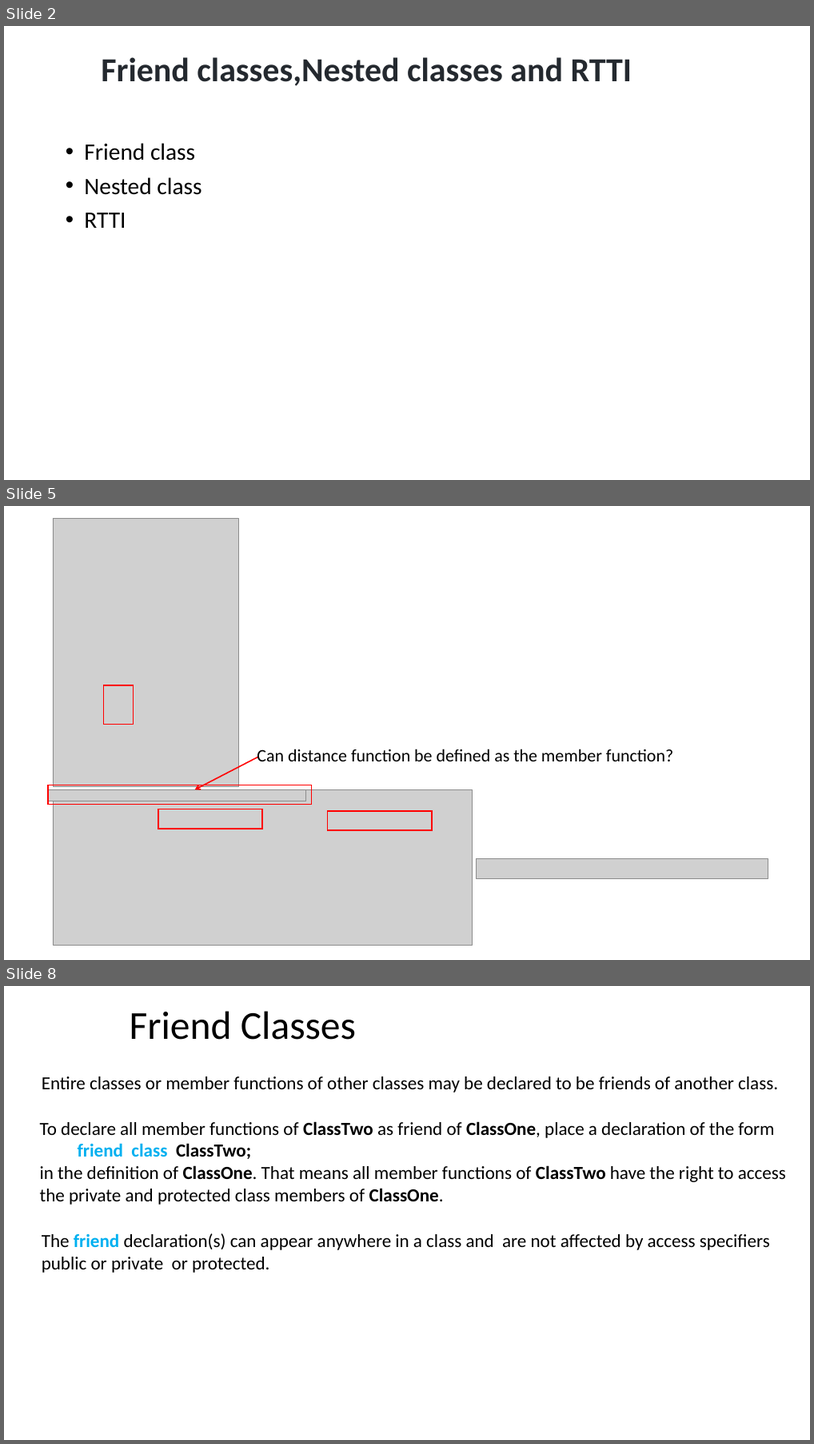
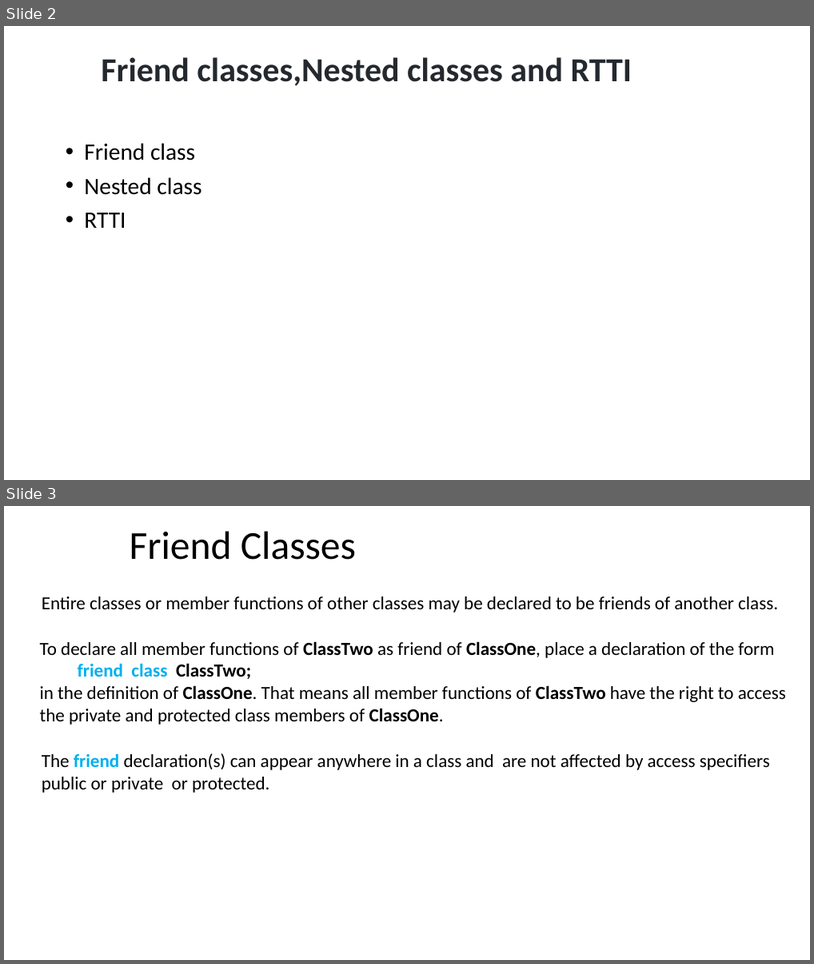
Before and after one commit to ShiqiYu/CPP, a slide deck: week15/Lab15.pptx. Shown one above the other, each under a label of ours: slides 2, 5 and 8 before the commit, slides 2 and 3 after it; the slides between them are not shown. The pictures are 814x1444 and 814x964 pixels, drawn with LibreOffice and Linux fonts; fonts in the diff are those of the drawing; grey boxes stand for pictures; background and template pictures are left out. Boxes give left, top, right and bottom in pixels: in the first picture for what was removed or moved away, otherwise in the second. Text is boxed around its words. In the diff, an @@ line names an element or a change of style, - is before the commit and + after.

```diff
--- a/week15/Lab15.pptx
+++ b/week15/Lab15.pptx
@@ slide 5 removed at (4, 506, 810, 960), background #FFFFFF @@
@@ picture removed at (53, 518, 238, 787) @@
@@ rectangle removed at (104, 685, 134, 724) @@
@@ arrow removed from (258, 756) to (195, 790) @@
@@ text removed at (257, 748, 674, 761) @@
-Can distance function be defined as the member function?
@@ picture removed at (48, 789, 306, 800) @@
@@ rectangle removed at (48, 785, 312, 804) @@
@@ picture removed at (53, 790, 473, 945) @@
@@ rectangle removed at (158, 809, 262, 828) @@
@@ rectangle removed at (328, 811, 432, 830) @@
@@ picture removed at (477, 858, 769, 879) @@
@@ what was slide 8 is now slide 3 @@
```
Also in this commit, not shown: 3 slides changed, 2 slides added, 4 other slides removed, 2 other files.
